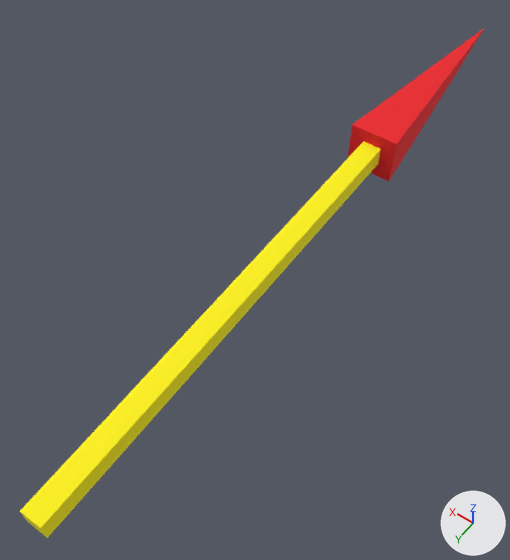
Two versions of the FBX model Game/Game/Assets/modelData/vectormodel.fbx, one commit apart.
Before and after are seen from a 50 mm lens placed at (-0.383, 0.081, 0.846), pointed at (0.035, -0.504, -0.074). The lights are fixed; the arrows at lower right show +X, +Y and +Z.

Before the edit, the objects in view are built like this:
```python
me_mesh = bpy.data.meshes.new('Mesh')
me_mesh.from_pydata(...)  # 6 vertices, 8 faces; spans x -25.0..25.0, y -25.0..25.0, z 0.0..30.0
me_mesh.materials.append(mat_01___default)  # picture img_red_png
me_mesh_001 = bpy.data.meshes.new('Mesh.001')
me_mesh_001.from_pydata(...)  # a box spanning x -10.0..10.0, y -25.0..25.0, z 0.0..20.0
me_mesh_001.materials.append(mat_02___default)  # picture img_yellow_png
ob_box001 = bpy.data.objects.new('Box001', me_mesh_001)
ob_box001.parent = ob_グループ001
ob_box001.location = (0.0, -15.0, -11.23)
ob_pyramid001 = bpy.data.objects.new('Pyramid001', me_mesh)
ob_pyramid001.parent = ob_グループ001
ob_pyramid001.location = (0.0, 10.0, 0.0)
ob_pyramid001.rotation_euler = (-1.571, 0.0, 0.0)  # degrees (-90, 0, 0)
ob_グループ001 = bpy.data.objects.new('グループ001', None)
ob_グループ001.location = (0.0, -0.645, 0.0)
ob_グループ001.rotation_euler = (3.142, 0.0, 0.0)  # degrees (180, 0, 0)
ob_グループ001.scale = (0.00174, 0.0161, 0.00174)
```
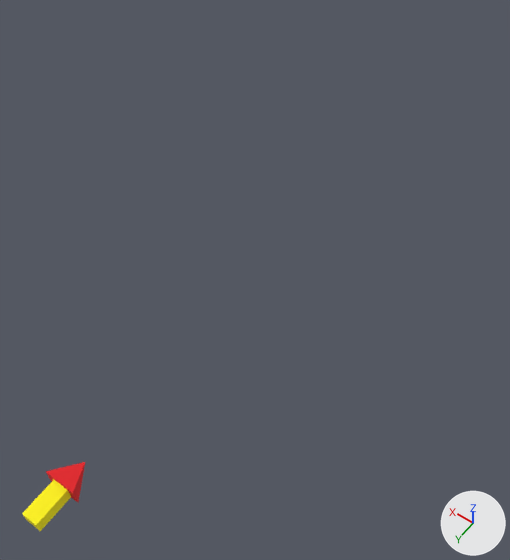
ob_グループ001 is not drawn itself; it is the parent of ob_box001, ob_pyramid001.

Where the change shows, as pixel boxes (x1, y1, x2, y2) in the pictures (510 x 560 px):
'Box001', moved, rescaled: before (20, 141, 381, 538); after (22, 480, 71, 531)
'Pyramid001', moved, rescaled (71% narrower, 73% shorter): before (348, 28, 484, 181); after (46, 462, 85, 502)

The change, as a diff of the scene's bpy script:
```diff
--- a/Game/Game/Assets/modelData/vectormodel.fbx.py
+++ b/Game/Game/Assets/modelData/vectormodel.fbx.py
@@ ob_box001 @@
 ob_box001.parent = ob_グループ001
-ob_box001.location = (0.0, -15.0, -11.23)
+ob_box001.location = (0.0, -120.8, -20.38)
+ob_box001.scale = (0.67, 0.423, 1.0)
@@ ob_pyramid001 @@
 ob_pyramid001.parent = ob_グループ001
-ob_pyramid001.location = (0.0, 10.0, 0.0)
+ob_pyramid001.location = (0.446, -113.2, -11.3)
 ob_pyramid001.rotation_euler = (-1.571, 0.0, 0.0)  # degrees (-90, 0, 0)
+ob_pyramid001.scale = (0.525, 0.617, 0.477)
@@ ob_グループ001 @@
 ob_グループ001 = bpy.data.objects.new('グループ001', None)
-ob_グループ001.location = (0.0, -0.645, 0.0)
+ob_グループ001.location = (0.0, -0.373, 0.000273)
 ob_グループ001.rotation_euler = (3.142, 0.0, 0.0)  # degrees (180, 0, 0)
-ob_グループ001.scale = (0.00174, 0.0161, 0.00174)
+ob_グループ001.scale = (0.00174, 0.00284, 0.00107)
```
